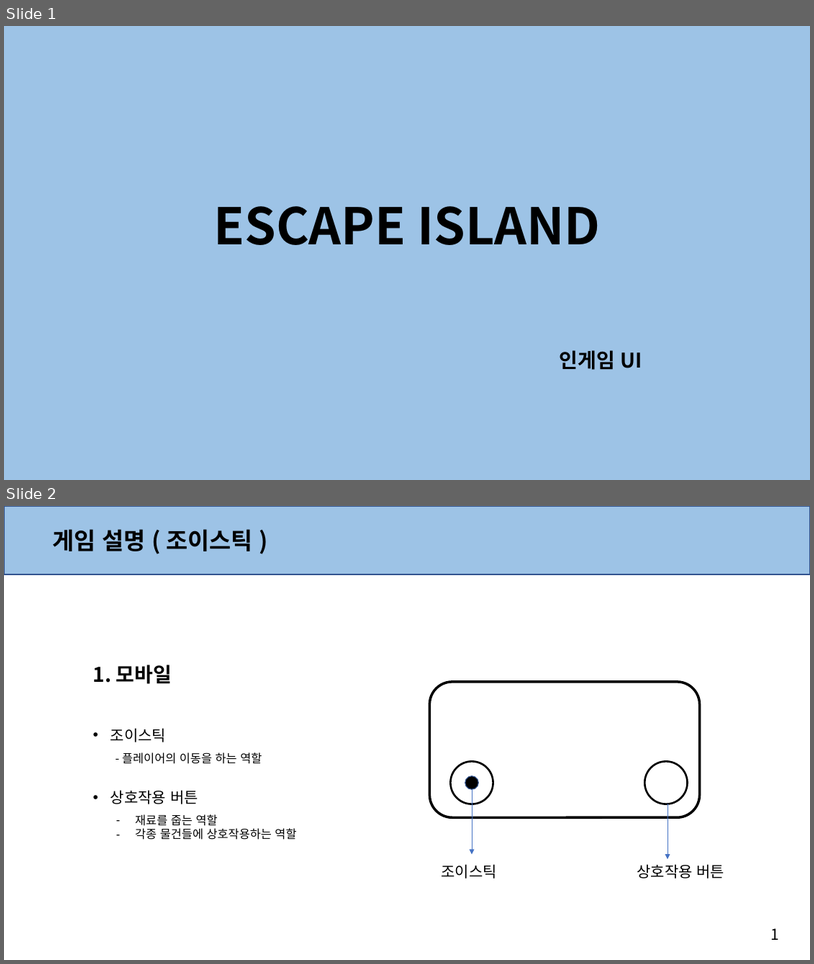
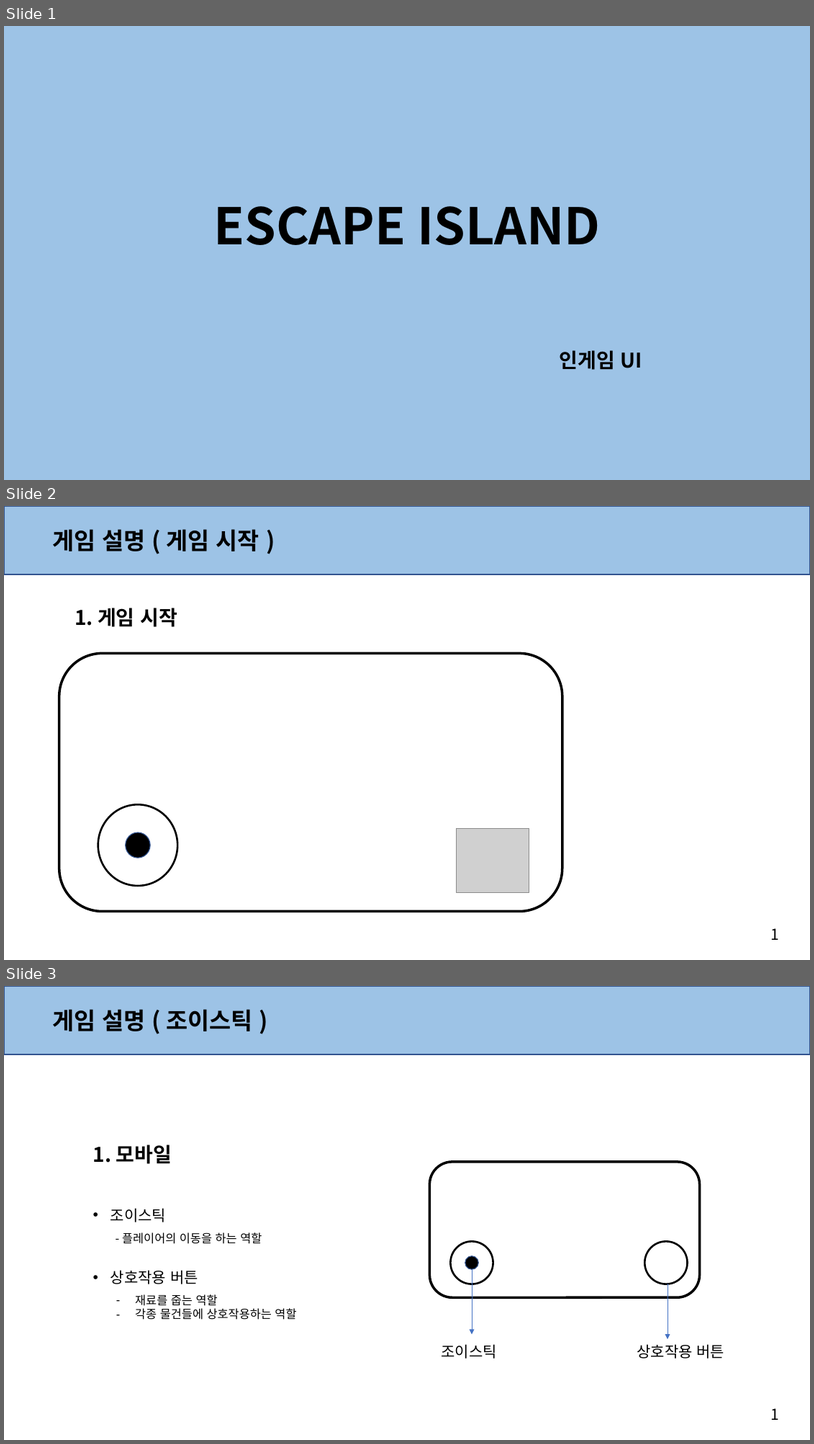
Before and after one commit to anglik0370/EscapeIsland, a slide deck: Document/UI/인게임 UI.pptx. Shown one above the other, each under a label of ours: slides 1 and 2 before the commit, slides 1, 2 and 3 after it. The pictures are 814x964 and 814x1444 pixels, drawn with LibreOffice and Linux fonts; fonts in the diff are those of the drawing; grey boxes stand for pictures. Boxes give left, top, right and bottom in pixels: in the first picture for what was removed or moved away, otherwise in the second. Text is boxed around its words. In the diff, an @@ line names an element or a change of style, - is before the commit and + after.

Commit message:
게임시작, 시체신고, 긴급회의 버튼 UI 추가

```diff
--- a/Document/UI/인게임 UI.pptx
+++ b/Document/UI/인게임 UI.pptx
@@ slide 2 added at [4, 506, 810, 960], background #FFFFFF; not listed: 1 template element that a slide beside it also shows @@
@@ rectangle added at [4, 506, 810, 574], fill #9DC3E6, outline #325491 1 pt @@
@@ text added at [53, 529, 260, 551], 28 pt, text #000000, bold @@
+게임 설명 ( 게임 시작 )
@@ text added at [75, 608, 178, 627], 24 pt, text #000000, bold @@
+1. 게임 시작
@@ rounded rectangle added at [59, 653, 563, 911], fill #FFFFFF, outline #000000 3 pt @@
@@ ellipse added at [98, 804, 178, 885], outline #000000 2.25 pt @@
@@ picture added at [456, 828, 529, 892] @@
@@ ellipse added at [126, 832, 150, 857], fill #000000, outline #325491 1 pt @@
@@ text added at [771, 928, 779, 939], 18 pt, text #000000 @@
+1
@@ what was slide 2 is now slide 3 @@
```
Also in this commit, not shown: 2 other slides added, 1 other file.
